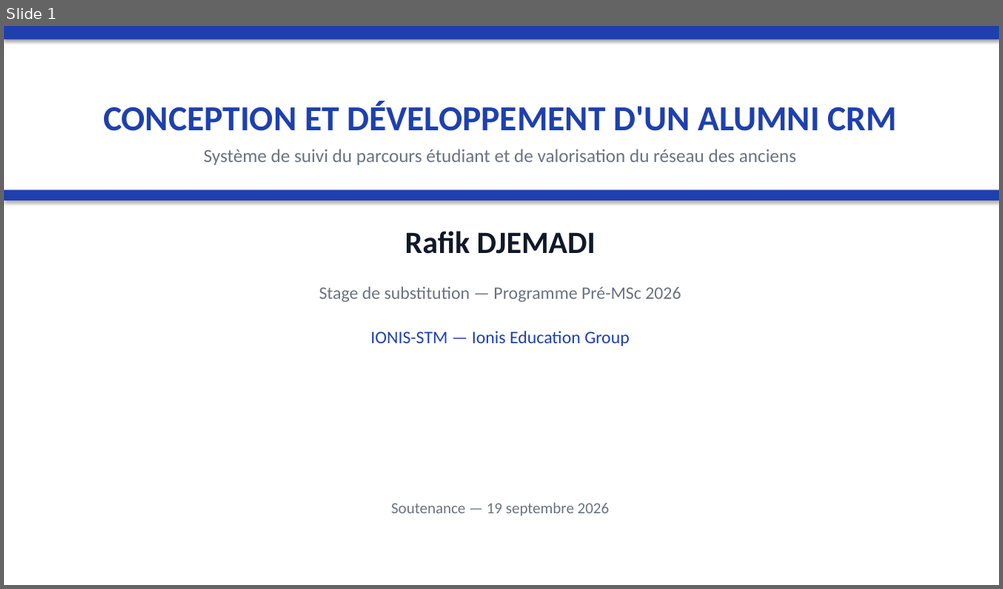
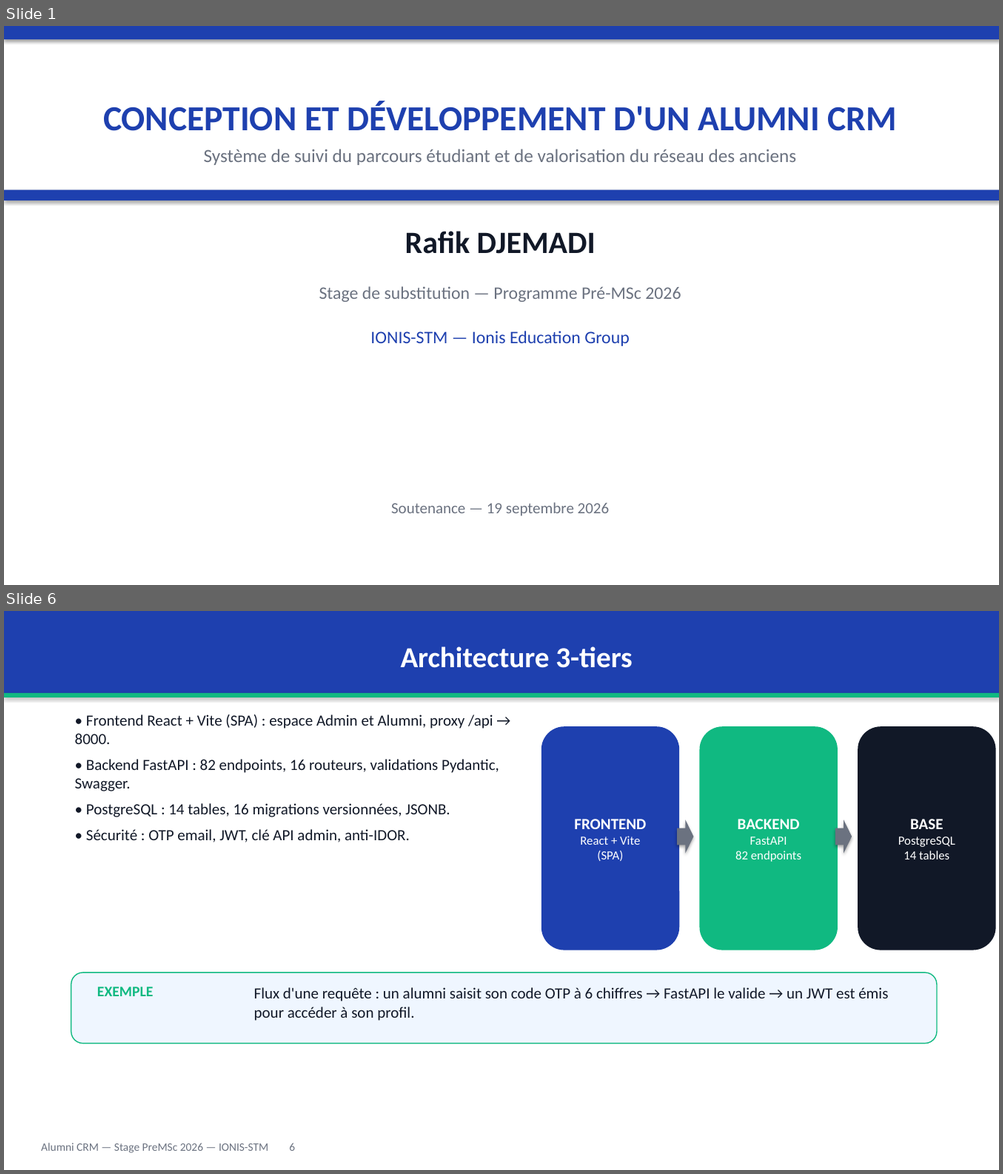
Before and after one commit to Rafikdjm/CRM_IONIS, a slide deck: Rapport/Soutenance - Alumni CRM - PreMSc 2026.pptx. Shown one above the other, each under a label of ours: slide 1 before the commit, slides 1 and 6 after it; the slides between them are not shown. The pictures are 1003x589 and 1003x1174 pixels, drawn with LibreOffice and Linux fonts; fonts in the diff are those of the drawing. Boxes give left, top, right and bottom in pixels: in the first picture for what was removed or moved away, otherwise in the second. Text is boxed around its words. In the diff, an @@ line names an element or a change of style, - is before the commit and + after.

```diff
--- a/Rapport/Soutenance - Alumni CRM - PreMSc 2026.pptx
+++ b/Rapport/Soutenance - Alumni CRM - PreMSc 2026.pptx
@@ slide 6 added at (x1=4, y1=611, x2=999, y2=1170), background #FFFFFF @@
@@ rectangle added at (x1=4, y1=611, x2=999, y2=693), fill #1E40AF, 28 pt, text #FFFFFF, bold @@
+Architecture 3-tiers
@@ rectangle added at (x1=4, y1=693, x2=999, y2=698), fill #10B981 @@
@@ text added at (x1=75, y1=715, x2=499, y2=843), 15 pt, text #111827 @@
+• Frontend React + Vite (SPA) : espace Admin et Alumni, proxy /api → 8000.
+• Backend FastAPI : 82 endpoints, 16 routeurs, validations Pydantic, Swagger.
+• PostgreSQL : 14 tables, 16 migrations versionnées, JSONB.
+• Sécurité : OTP email, JWT, clé API admin, anti-IDOR.
@@ rounded rectangle added at (x1=541, y1=726, x2=679, y2=951), fill #1E40AF, 12 pt, text #FFFFFF @@
+FRONTEND
+React + Vite
+(SPA)
@@ rounded rectangle added at (x1=700, y1=726, x2=837, y2=951), fill #10B981, 12 pt, text #FFFFFF @@
+BACKEND
+FastAPI
+82 endpoints
@@ rounded rectangle added at (x1=857, y1=726, x2=996, y2=951), fill #111827, 12 pt, text #FFFFFF @@
+BASE
+PostgreSQL
+14 tables
@@ right arrow added at (x1=677, y1=820, x2=694, y2=854), fill #6B7280 @@
@@ right arrow added at (x1=835, y1=820, x2=851, y2=854), fill #6B7280 @@
@@ rounded rectangle added at (x1=71, y1=973, x2=936, y2=1044), fill #EFF6FF, outline #10B981 1 pt @@
@@ text added at (x1=97, y1=987, x2=153, y2=997), 14 pt, text #10B981, bold @@
+EXEMPLE
@@ text added at (x1=254, y1=988, x2=888, y2=1021), 15 pt, text #111827 @@
+Flux d'une requête : un alumni saisit son code OTP à 6 chiffres → FastAPI le valide → un JWT est émis pour accéder à son profil.
@@ text added at (x1=41, y1=1143, x2=295, y2=1153), 11 pt, text #6B7280 @@
+Alumni CRM — Stage PreMSc 2026 — IONIS-STM 6
```
Also in this commit, not shown: 8 slides changed, 2 other slides added, 1 slide removed, 1 other file.
